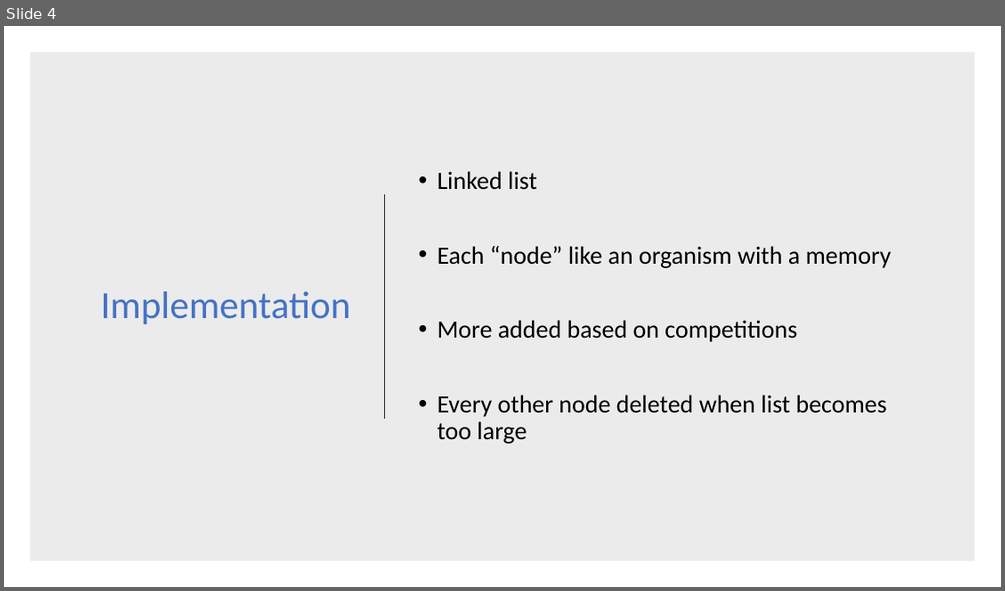
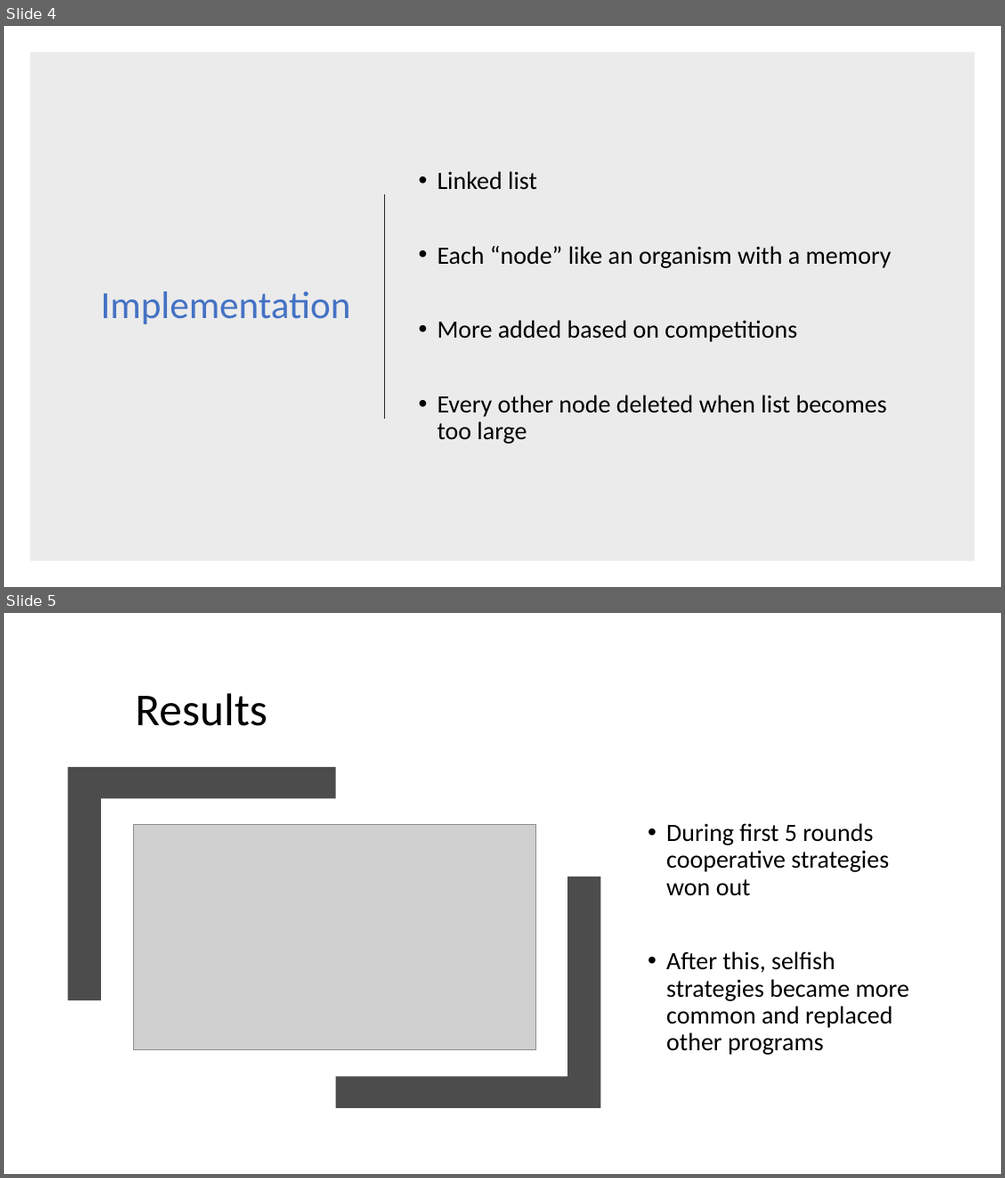
Before and after one commit to Birdfeathers/Prisoner-s-Dilemma, a slide deck: Prisoner’s Dilemma Simulation.pptx. Shown one above the other, each under a label of ours: slide 4 before the commit, slides 4 and 5 after it. The pictures are 1005x591 and 1005x1178 pixels, drawn with LibreOffice and Linux fonts; fonts in the diff are those of the drawing; grey boxes stand for pictures. Boxes give left, top, right and bottom in pixels: in the first picture for what was removed or moved away, otherwise in the second. Text is boxed around its words. In the diff, an @@ line names an element or a change of style, - is before the commit and + after.

```diff
--- a/Prisoner’s Dilemma Simulation.pptx
+++ b/Prisoner’s Dilemma Simulation.pptx
@@ slide 5 added at box(4, 613, 1001, 1174), background #FFFFFF @@
@@ title added at box(135, 693, 267, 726), 44 pt, text #000000 @@
+Results
@@ freeform shape added at box(67, 767, 335, 1000), fill #4C4C4C @@
@@ picture added at box(134, 825, 536, 1050) @@
@@ text added at box(666, 823, 909, 1054), 24 pt, text #000000 @@
+• During first 5 rounds cooperative strategies won out
+• After this, selfish strategies became more common and replaced other programs
@@ freeform shape added at box(336, 876, 601, 1107), fill #4C4C4C @@
```
Also in this commit, not shown: 1 slide changed, 3 other slides added.
